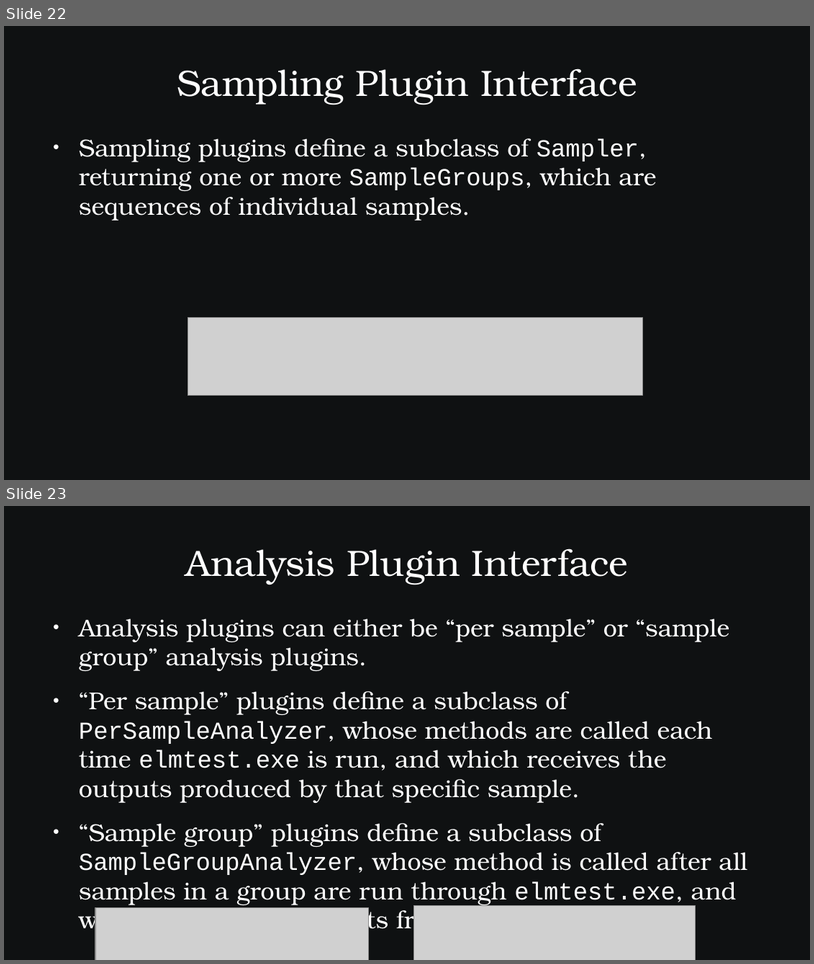
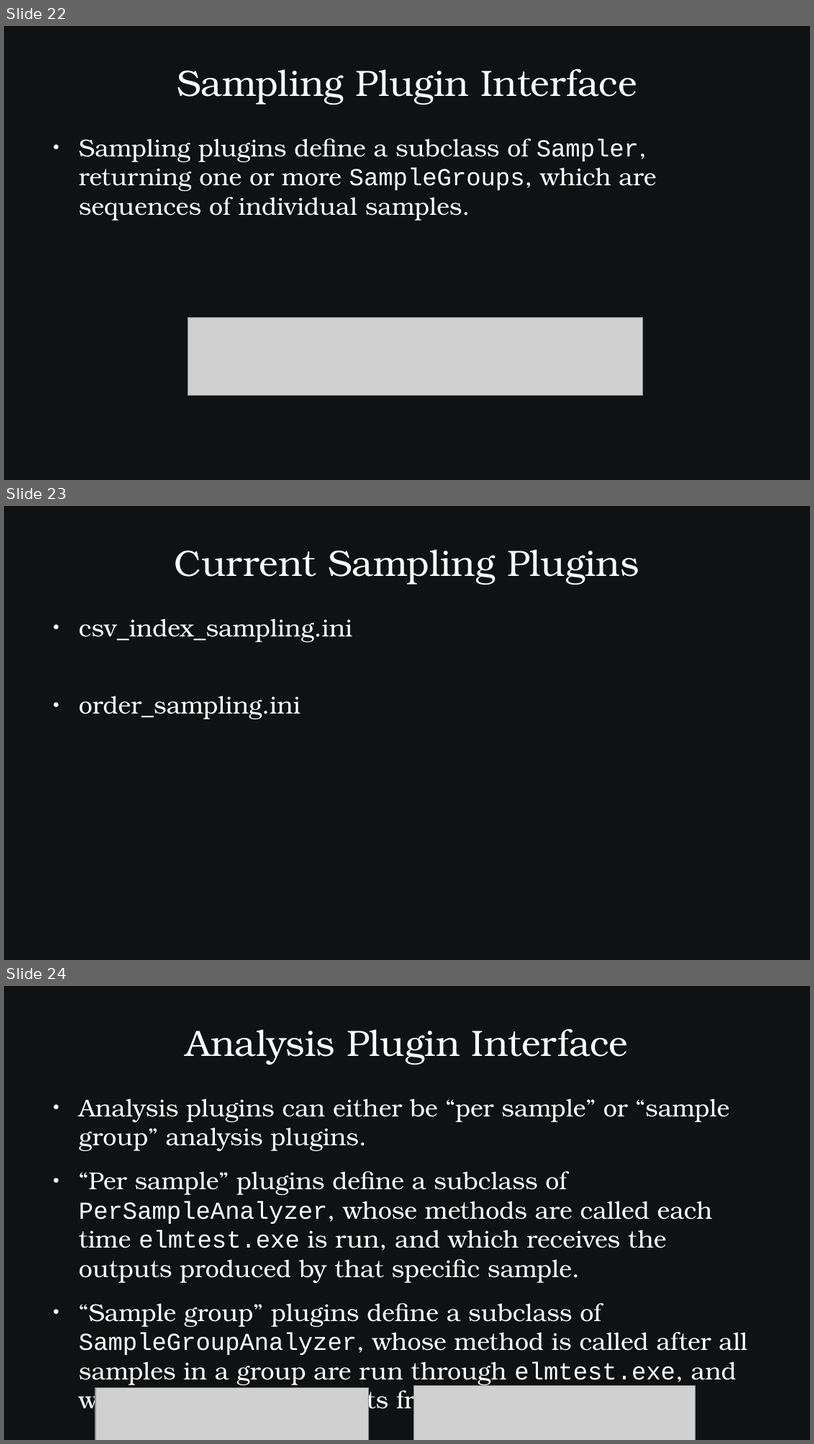
Before and after one commit to SamAllen06/lake_temp_work, a slide deck: documentation/for_collaborators/TestingSoftwareOverview.odp. Shown one above the other, each under a label of ours: slides 22 and 23 before the commit, slides 22, 23 and 24 after it. The pictures are 814x964 and 814x1444 pixels, drawn with LibreOffice and Linux fonts; fonts in the diff are those of the drawing; grey boxes stand for pictures. Boxes give left, top, right and bottom in pixels: in the first picture for what was removed or moved away, otherwise in the second. Text is boxed around its words. In the diff, an @@ line names an element or a change of style, - is before the commit and + after.

Commit message:
Add names of existing sampling and analysis plugins

```diff
--- a/documentation/for_collaborators/TestingSoftwareOverview.odp
+++ b/documentation/for_collaborators/TestingSoftwareOverview.odp
@@ slide 23 added at bbox=[4, 506, 810, 960], background #0F1112 @@
@@ title added at bbox=[175, 549, 640, 585], 36 pt, text #FFFFFF @@
+Current Sampling Plugins
@@ text added at bbox=[79, 618, 352, 719], 24 pt, text #FFFFFF @@
+● csv_index_sampling.ini
+● order_sampling.ini
@@ what was slide 23 is now slide 24 @@
```
Also in this commit, not shown: 1 other slide added, 1 other file.
